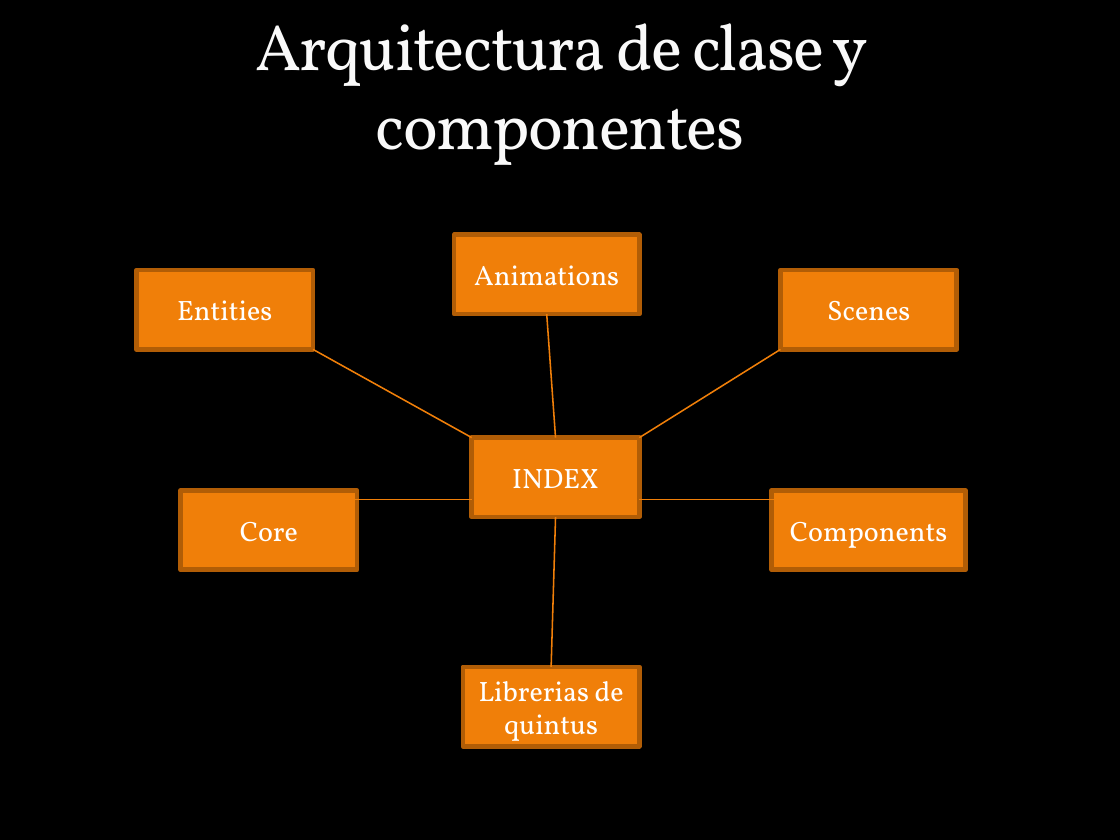
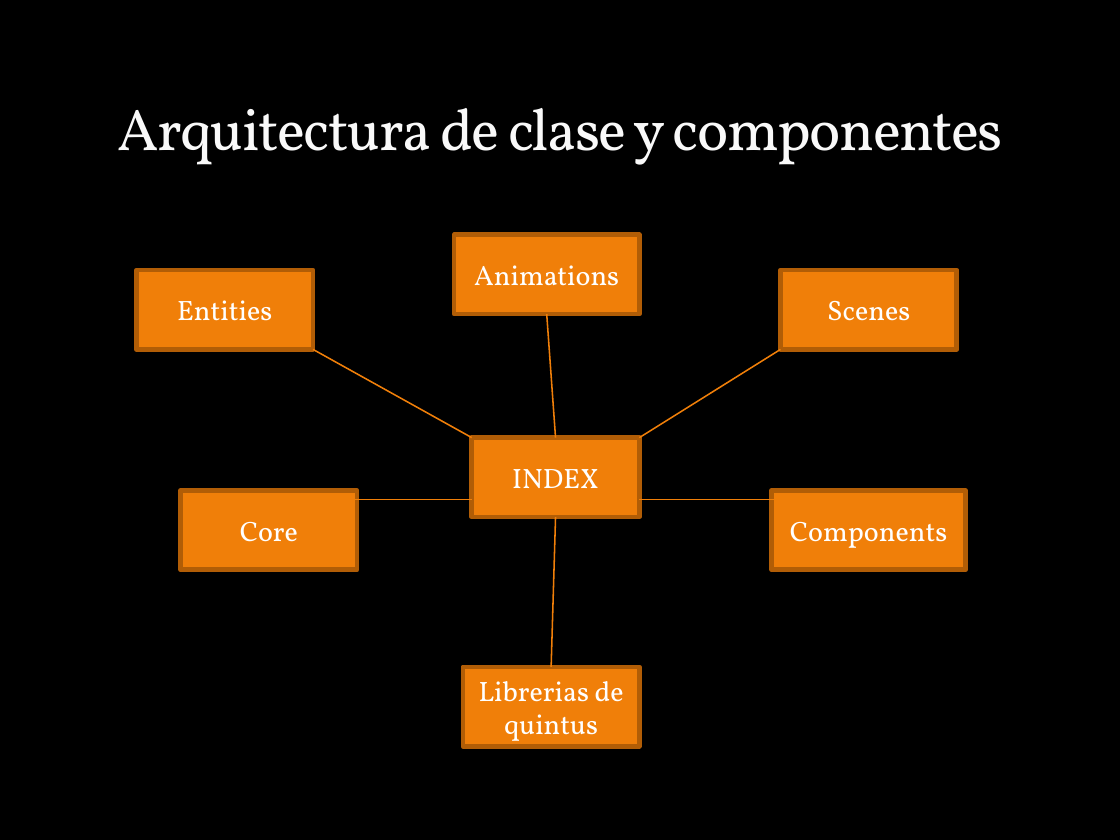
Before and after one commit to plandevida/ZombiesForPresident, a slide deck: slide 6 of zombiesppt.pptx. Drawn at 1120x840 pixels with LibreOffice and Linux fonts; fonts in the diff are those of the drawing; background and template pictures are left out. Boxes give left, top, right and bottom in pixels: in the first picture for what was removed or moved away, otherwise in the second. Text is boxed around its words. In the diff, an @@ line names an element or a change of style, - is before the commit and + after.

```diff
--- a/zombiesppt.pptx
+++ b/zombiesppt.pptx
@@ title "Arquitectura de clase y componentes" at <box>117,108,1002,165</box>: size 42 to 37.8 pt @@
```
Also in this commit, not shown: 3 other slides changed.
